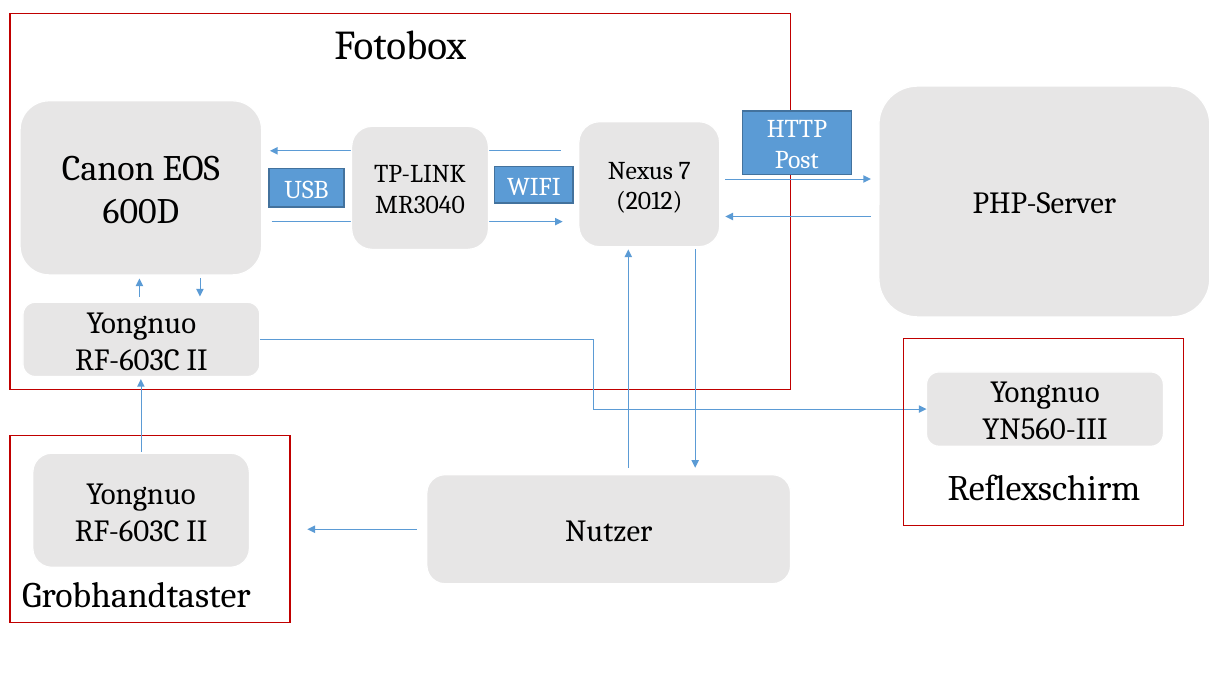
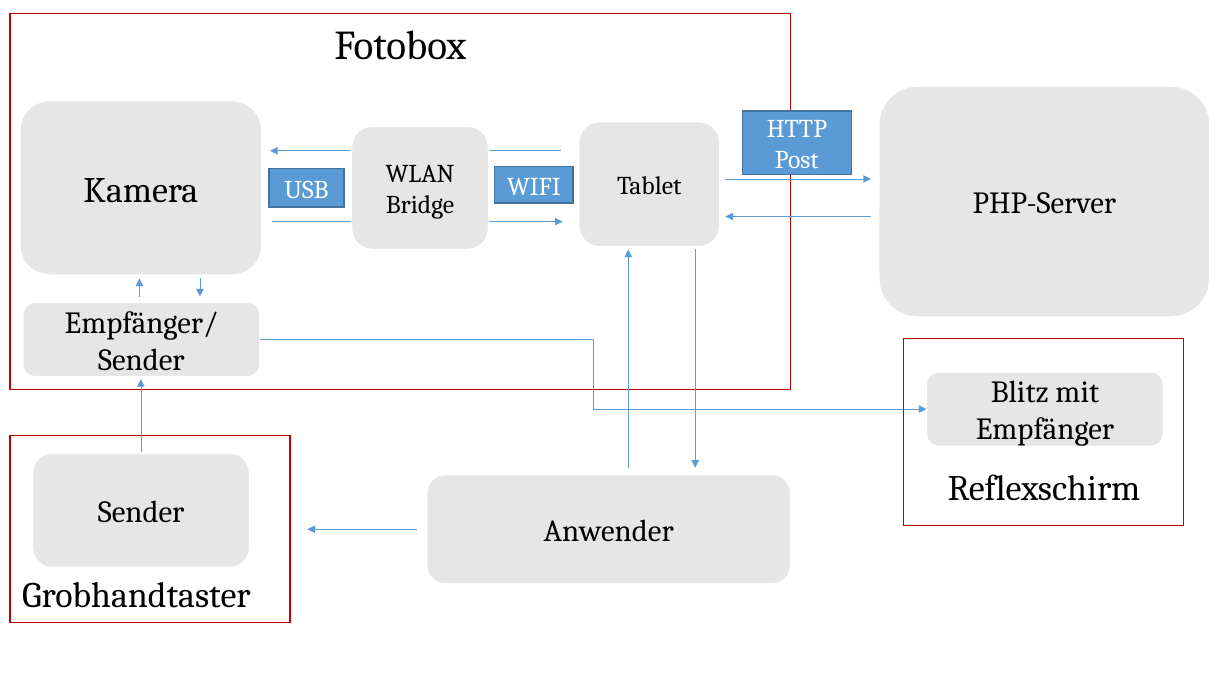
Before and after one commit to Brias/Photo-Booth, a slide deck: slide 1 of thesis/sketch_concept.pptx. Drawn at 1232x693 pixels with LibreOffice and Linux fonts; fonts in the diff are those of the drawing. Boxes give left, top, right and bottom in pixels: in the first picture for what was removed or moved away, otherwise in the second. Text is boxed around its words. In the diff, an @@ line names an element or a change of style, - is before the commit and + after.

```diff
--- a/thesis/sketch_concept.pptx
+++ b/thesis/sketch_concept.pptx
@@ text in rounded rectangle at bbox=[83, 178, 198, 203]: text changed @@
-Canon EOS 600D
+Kamera
@@ text in rounded rectangle at bbox=[386, 165, 455, 219]: text changed @@
-TP-LINK
-MR3040
+WLAN Bridge
@@ text in rounded rectangle at bbox=[617, 176, 681, 195]: text changed @@
-Nexus 7 (2012)
+Tablet
@@ text in rounded rectangle at bbox=[65, 311, 219, 371]: text changed @@
-Yongnuo
-RF-603C II
+Empfänger/
+Sender
@@ text in rounded rectangle at bbox=[976, 380, 1114, 446]: text changed @@
-Yongnuo
-YN560-III
+Blitz mit Empfänger
@@ text in rounded rectangle at bbox=[98, 500, 185, 523]: text changed @@
-Yongnuo
-RF-603C II
+Sender
@@ text in rounded rectangle at bbox=[544, 519, 674, 542]: text changed @@
-Nutzer
+Anwender
```
Also in this commit, not shown: 3 other files.
